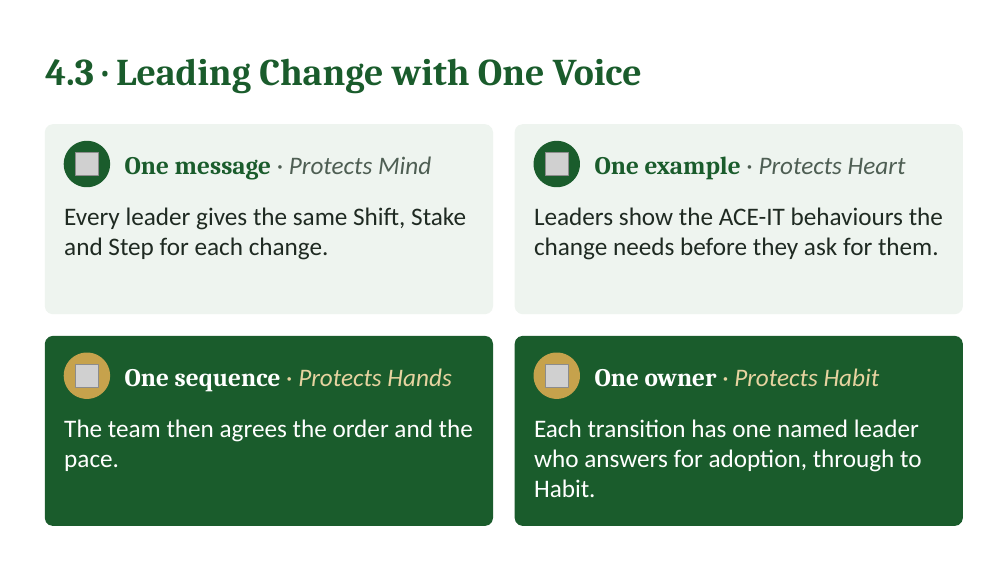
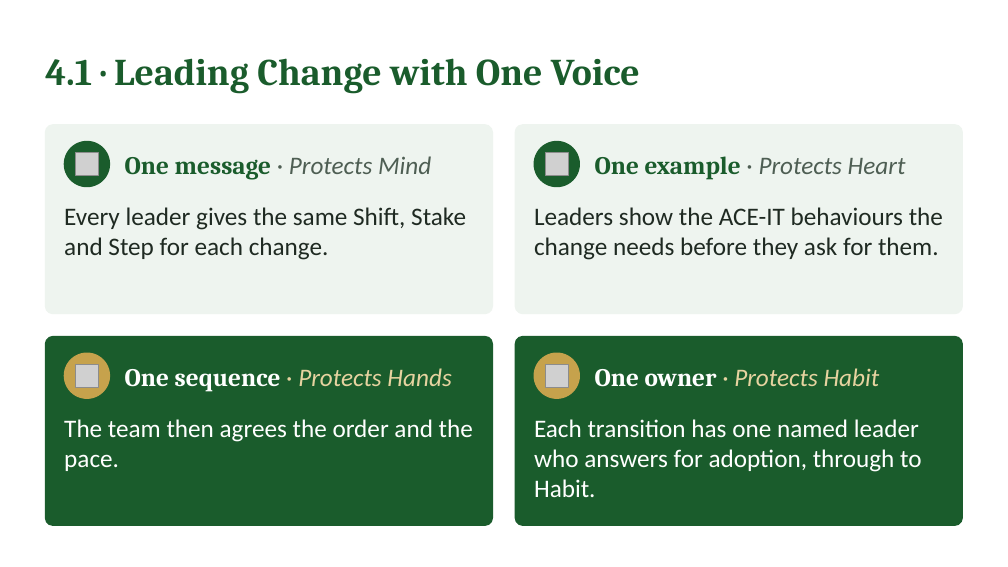
Before and after one commit to IBSL26/ibsl-platform, a slide deck: slide 29 of Unit decks/Unit 05 - Aligning Heart & Mind.pptx (slide 32 before the commit). Drawn at 1008x567 pixels with LibreOffice and Linux fonts; fonts in the diff are those of the drawing; grey boxes stand for pictures. Boxes give left, top, right and bottom in pixels: in the first picture for what was removed or moved away, otherwise in the second. Text is boxed around its words. In the diff, an @@ line names an element or a change of style, - is before the commit and + after.

Commit message:
Unit 5: Leading with Clarity, OCEAVL scores first, Section 4 merged, Capstone three boxes, deck

```diff
--- a/Unit decks/Unit 05 - Aligning Heart & Mind.pptx
+++ b/Unit decks/Unit 05 - Aligning Heart & Mind.pptx
@@ text at [45, 58, 640, 93]: text changed @@
-4.3 · Leading Change with One Voice
+4.1 · Leading Change with One Voice
```
Also in this commit, not shown: 5 other slides changed, 2 slides added, 6 slides removed, 38 other files.
